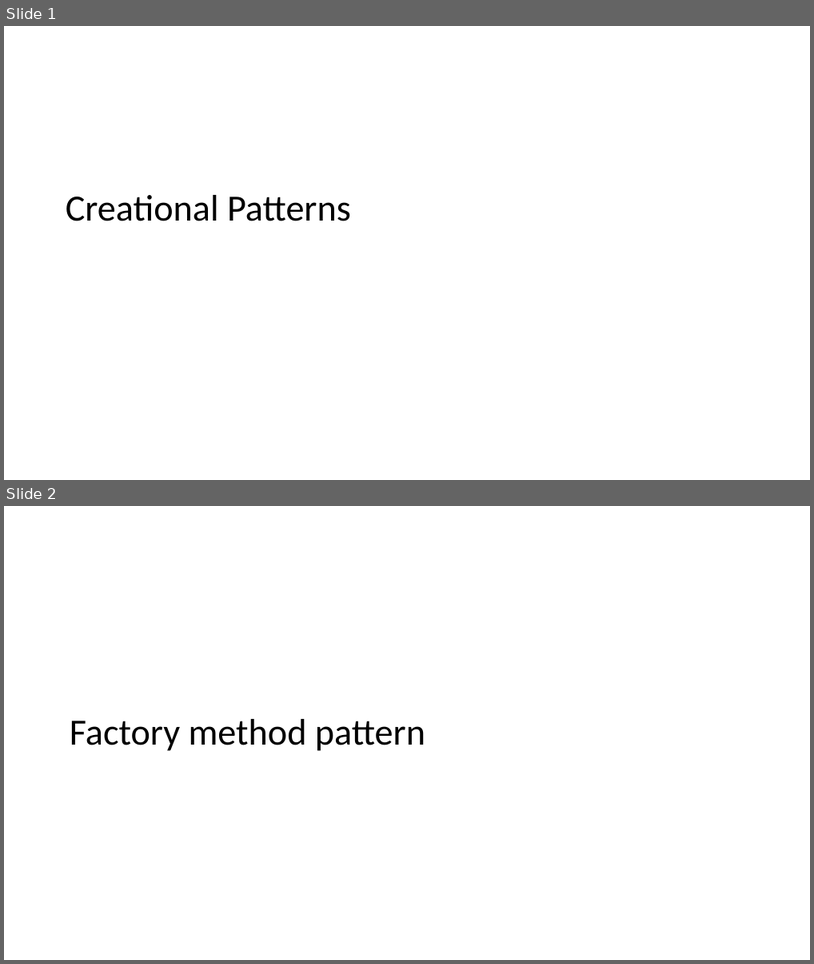
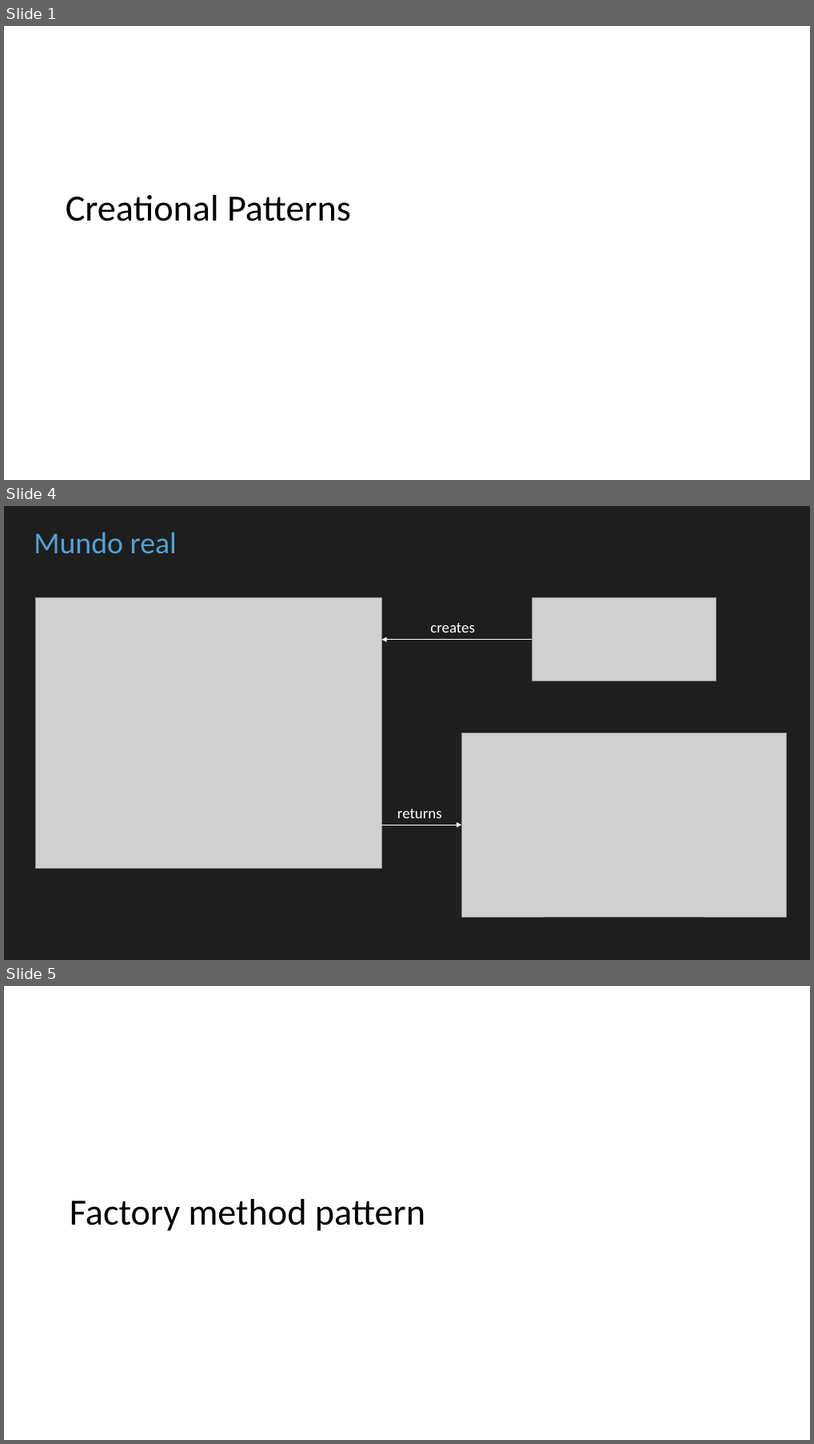
Before and after one commit to cbastos/jsdaycan2019-typescript-patterns, a slide deck: slides/Patrones de diseño con Typescript en el mundo real.pptx. Shown one above the other, each under a label of ours: slides 1 and 2 before the commit, slides 1, 4 and 5 after it; the slides between them are not shown. The pictures are 814x964 and 814x1444 pixels, drawn with LibreOffice and Linux fonts; fonts in the diff are those of the drawing; grey boxes stand for pictures. Boxes give left, top, right and bottom in pixels: in the first picture for what was removed or moved away, otherwise in the second. Text is boxed around its words. In the diff, an @@ line names an element or a change of style, - is before the commit and + after.

```diff
--- a/slides/Patrones de diseño con Typescript en el mundo real.pptx
+++ b/slides/Patrones de diseño con Typescript en el mundo real.pptx
@@ slide 4 added at (x1=4, y1=506, x2=810, y2=960), background #1E1E1E @@
@@ text added at (x1=34, y1=532, x2=177, y2=554), 36 pt, text #53A2D3 @@
+Mundo real
@@ picture added at (x1=35, y1=598, x2=382, y2=868) @@
@@ picture added at (x1=533, y1=598, x2=717, y2=681) @@
@@ text added at (x1=430, y1=623, x2=474, y2=632), 18 pt, text #FFFFFF @@
+creates
@@ arrow added from (533, 640) to (382, 640), #FFFFFF 1 pt @@
@@ picture added at (x1=462, y1=733, x2=787, y2=916) @@
@@ text added at (x1=398, y1=808, x2=442, y2=818), 18 pt, text #FFFFFF @@
+returns
@@ arrow added from (382, 825) to (462, 825), #FFFFFF 1 pt @@
@@ what was slide 2 is now slide 5 @@
```
Also in this commit, not shown: 2 other slides added, 10 other files.
